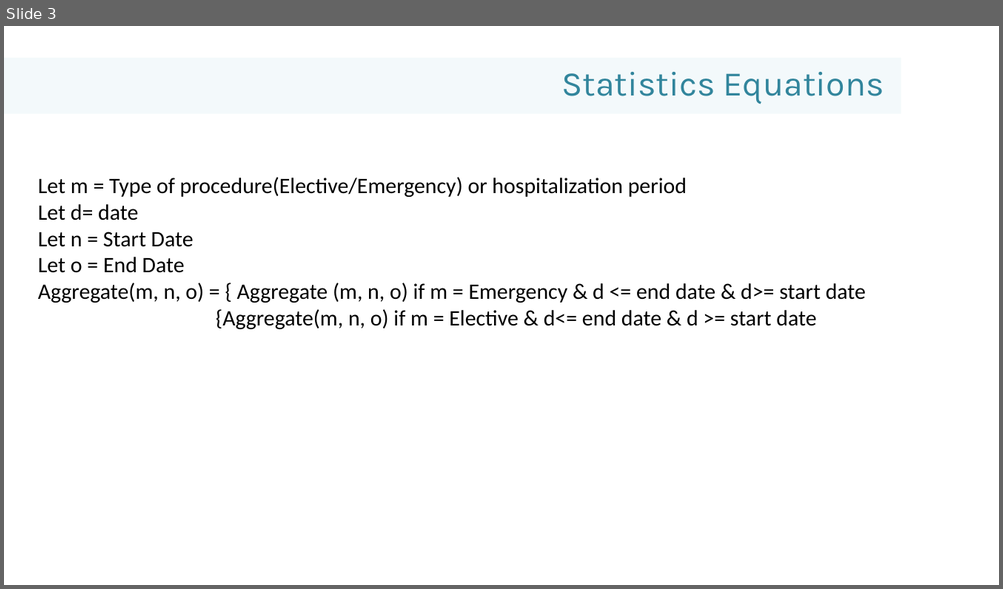
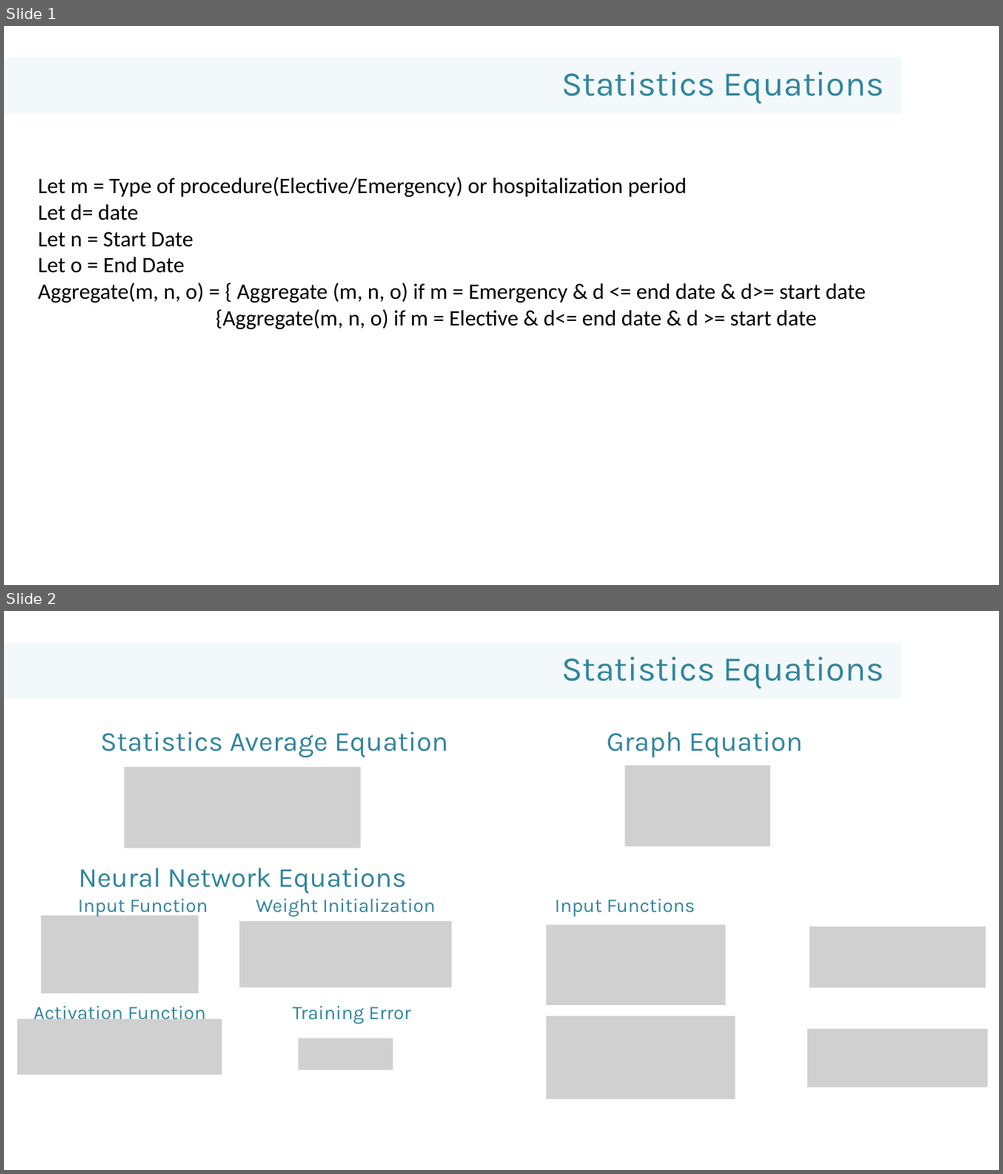
Before and after one commit to Pentec/Final-Year-Main_Project, a slide deck: Documentation/Presentations/Presentation4.pptx. Shown one above the other, each under a label of ours: slide 3 before the commit, slides 1 and 2 after it. The pictures are 1003x589 and 1003x1174 pixels, drawn with LibreOffice and Linux fonts; fonts in the diff are those of the drawing; grey boxes stand for pictures; background and template pictures are left out. Boxes give left, top, right and bottom in pixels: in the first picture for what was removed or moved away, otherwise in the second. Text is boxed around its words. In the diff, an @@ line names an element or a change of style, - is before the commit and + after.

```diff
--- a/Documentation/Presentations/Presentation4.pptx
+++ b/Documentation/Presentations/Presentation4.pptx
@@ slide 2 added at (4, 611, 999, 1170), background picture (left out) @@
@@ rectangle added at (4, 643, 901, 699), fill #93CDDD at 11% opacity @@
@@ text added at (561, 657, 884, 689), 50 pt, text #31859C @@
+Statistics Equations
@@ text added at (100, 732, 448, 758), 40 pt, text #31859C @@
+Statistics Average Equation
@@ text added at (606, 732, 802, 758), 40 pt, text #31859C @@
+Graph Equation
@@ picture added at (625, 766, 770, 847) @@
@@ picture added at (125, 767, 361, 849) @@
@@ text added at (78, 868, 406, 894), 40 pt, text #31859C @@
+Neural Network Equations
@@ text added at (78, 899, 208, 917), 28 pt, text #31859C @@
+Input Function
@@ text added at (256, 899, 435, 917), 28 pt, text #31859C @@
+Weight Initialization
@@ text added at (555, 899, 694, 917), 28 pt, text #31859C @@
+Input Functions
@@ picture added at (41, 916, 199, 994) @@
@@ picture added at (239, 921, 451, 988) @@
@@ picture added at (546, 925, 726, 1006) @@
@@ picture added at (809, 927, 985, 988) @@
@@ text added at (34, 1006, 206, 1025), 28 pt, text #31859C @@
+Activation Function
@@ text added at (293, 1006, 411, 1025), 28 pt, text #31859C @@
+Training Error
@@ picture added at (17, 1019, 222, 1075) @@
@@ picture added at (546, 1017, 735, 1100) @@
@@ picture added at (807, 1029, 987, 1088) @@
@@ picture added at (298, 1039, 393, 1071) @@
@@ what was slide 3 is now slide 1 @@
```
Also in this commit, not shown: 11 other slides added, 3 slides removed, 1 other file.
